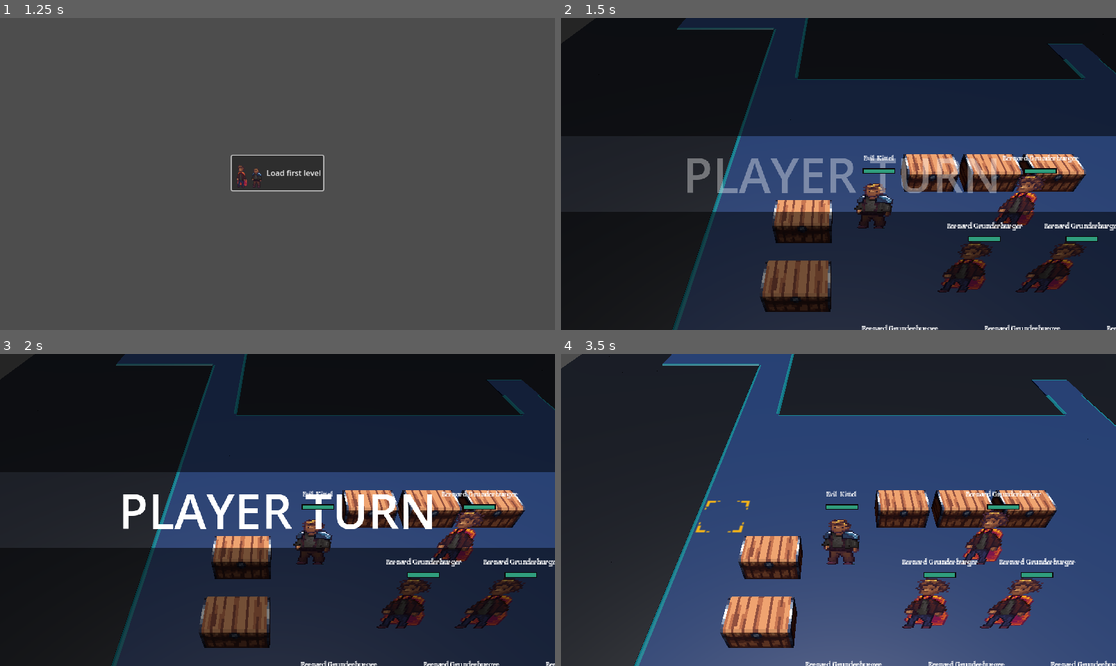
Above: before the commit, frames 1-4 (two rows, left to right).
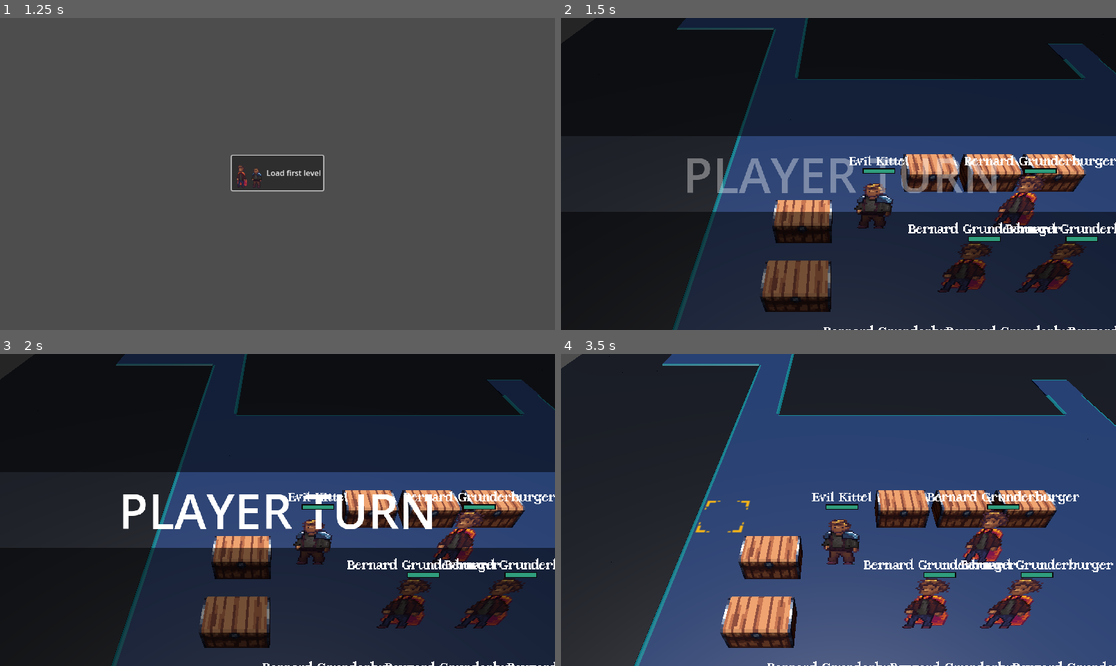
Above: after the commit, the same moments.

Repository: alanhaugen/bachelor-inn
Game: Godot game, scene res://scenes/UI/mainmenu.tscn
Same seed, same stepped clock (60 frames per second), same inputs: the game is played once before the commit and once after it.
Inputs (mouse positions are in pixels of both pictures, inside the frame that each line leads up to):
- Up to frame 1 (1.25 s): move the mouse to (399, 158) at 0.52 s; hold Right (pan_right) from 0.53 s (still down); click (399, 158) at 0.67 s
- Up to frame 2 (1.5 s): release Right (pan_right) at 1.25 s; click "Load first level" at 1.25 s
- Up to frame 3 (2 s): no input
- Up to frame 4 (3.5 s): drag from (727, 525) to (810, 572) at 2.02 s; tap Enter at 2.75 s; move the mouse to (894, 441) at 2.77 s; hold Right (pan_right) from 2.78 s (still down); hold Space (selected) from 2.78 s (still down)

Frame 1 is identical in both runs. In frame 2, 1.6% of the frame differs, in the area x 47-100%, y 43-100%; in frame 3, 1.6%; in frame 4, 1.8%, in the area x 37-100%, y 43-100%.

Commit message:
Changed font size on names

Diff:
--- a/scenes/Characters/Unit.tscn
+++ b/scenes/Characters/Unit.tscn
@@ -65,7 +65,7 @@
 [node name="Name" type="Label" parent="CanvasLayer/HealthBar/VBoxContainer"]
 layout_mode = 2
 theme_override_fonts/font = ExtResource("4_owi4b")
-theme_override_font_sizes/font_size = 8
+theme_override_font_sizes/font_size = 16
 horizontal_alignment = 1
 
 [node name="Health" type="Label" parent="CanvasLayer/HealthBar/VBoxContainer"]
--- a/scenes/Characters/enemy.tscn
+++ b/scenes/Characters/enemy.tscn
@@ -66,7 +66,7 @@
 [node name="Name" type="Label" parent="CanvasLayer/HealthBar/VBoxContainer"]
 layout_mode = 2
 theme_override_fonts/font = ExtResource("4_nenq2")
-theme_override_font_sizes/font_size = 8
+theme_override_font_sizes/font_size = 16
 horizontal_alignment = 1
 
 [node name="Health" type="Label" parent="CanvasLayer/HealthBar/VBoxContainer"]
--- a/scripts/combat/map.gd
+++ b/scripts/combat/map.gd
@@ -52,6 +52,7 @@
 var playerCodeDone :int = 3;
 var enemyCode      :int = 1;
 var attackCode     :int = 0;
+
 
 func Touch(pos :Vector3) -> bool:
 	if (GetTileName(pos) != "Water" && unitsMap.get_cell_item(pos) == GridMap.INVALID_CELL_ITEM):
@@ -146,6 +147,7 @@
 	if result:
 		return result.position
 	return Vector3();
+
 
 func get_grid_cell_from_mouse() -> Vector3i:
 	var mouse_pos: Vector2 = get_viewport().get_mouse_position();
